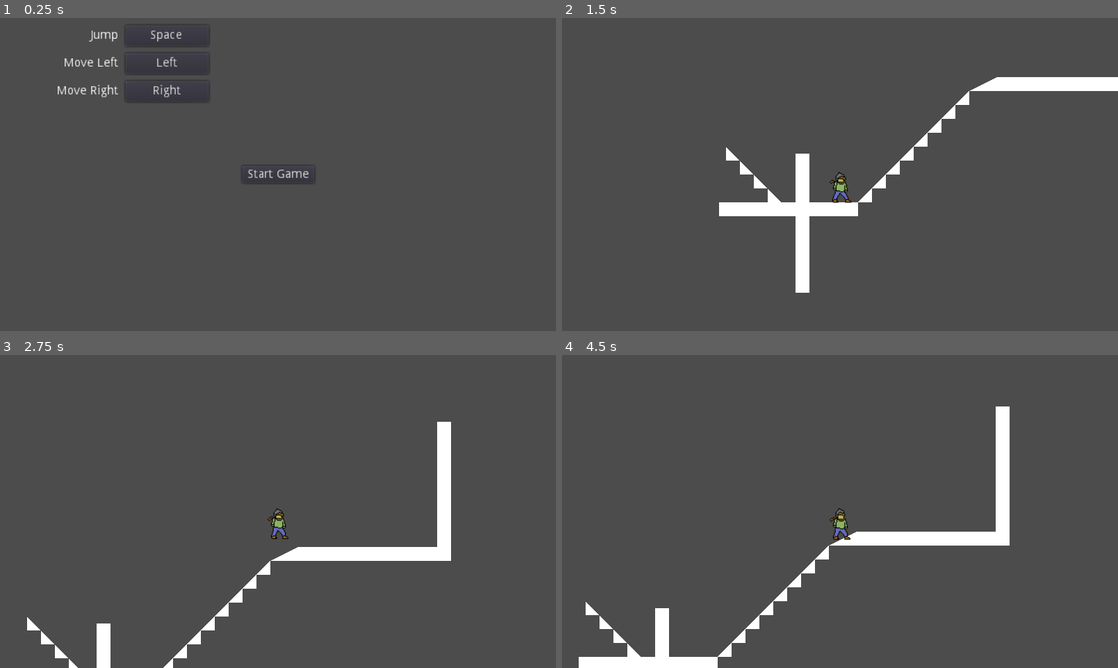
Above: before the commit, frames 1-4 (two rows, left to right).
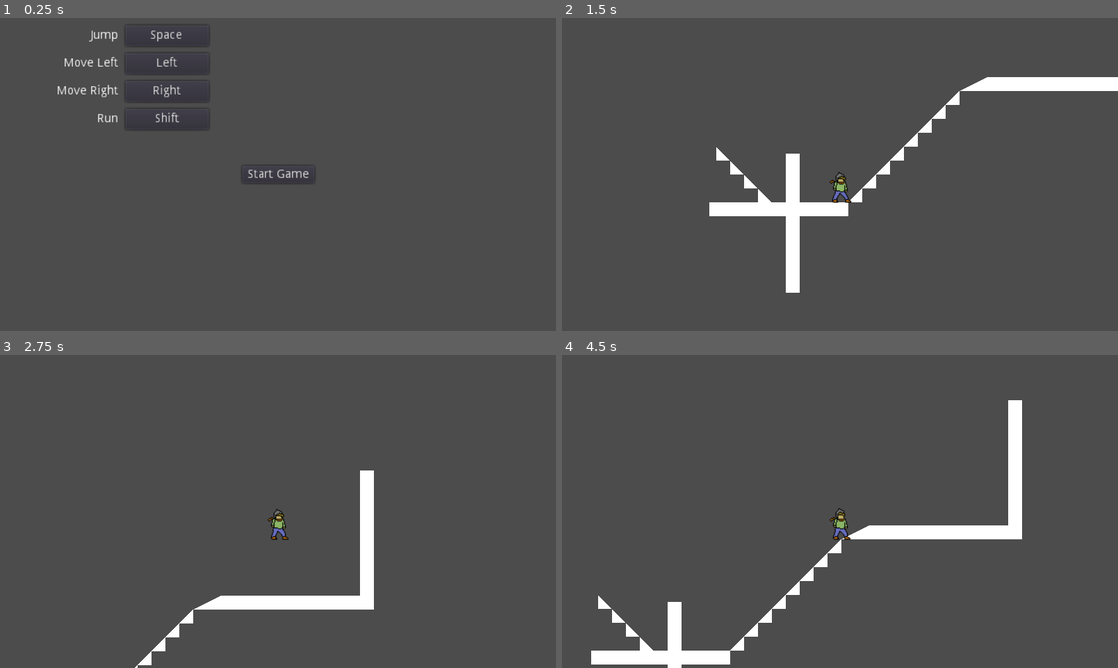
Above: after the commit, the same moments.

Repository: PixelLoaf/Project-Novae
Game: Godot game, scene res://Menu/MainMenu.tscn
Same seed, same stepped clock (60 frames per second), same inputs: the game is played once before the commit and once after it.
Inputs (mouse positions are in pixels of both pictures, inside the frame that each line leads up to):
- Up to frame 1 (0.25 s): no input
- Up to frame 2 (1.5 s): click "Start Game" at 0.5 s; tap H (hide_debug) at 1.25 s; move the mouse to (962, 158) at 1.27 s; hold Right (move_right) from 1.28 s (still down); hold Shift (action_run, bound only after the commit) from 1.28 s (still down); click (962, 158) at 1.42 s
- Up to frame 3 (2.75 s): keep holding Right (move_right); tap Space (action_jump) at 1.52, 2.27 s; move the mouse to (166, 527) at 2.02 s; release Shift (action_run, bound only after the commit) at 2.03 s; tap Shift (action_run, bound only after the commit) at 2.1 s
- Up to frame 4 (4.5 s): move the mouse to (895, 442) at 2.77 s; release Right (move_right) at 2.78 s; hold Left (move_left) 2.78-3.53 s; hold Shift (action_run, bound only after the commit) 2.78-3.53 s; move the mouse to (812, 574) at 3.52 s; hold Right (move_right) from 3.53 s (still down); tap Shift (action_run, bound only after the commit) at 3.6 s; click (812, 574) at 3.67 s; tap Space (action_jump) at 3.77 s; move the mouse to (1006, 558) at 4.27 s; hold Shift (action_run, bound only after the commit) from 4.28 s (still down)

The runs differ from the first frame. In frame 1, 0.2% of the frame differs, in the area x 17-38%, y 30-36%; in frame 2, 2.9%; in frame 3, 5.7%, in the area x 4-82%, y 21-100%; in frame 4, 5.4%.

Commit message:
Fixed run button

Diff:
--- a/files/Menu/MainMenu.tscn
+++ b/files/Menu/MainMenu.tscn
@@ -3,7 +3,7 @@
 [ext_resource path="res://Menu/RebindKey.tscn" type="PackedScene" id=1]
 [ext_resource path="res://Menu/StartButton.gd" type="Script" id=2]
 
-[node name="MainMenu" type="Control"]
+[node name="MainMenu" type="Control" index="0"]
 
 anchor_left = 0.0
 anchor_top = 0.0
@@ -39,7 +39,15 @@
 margin_bottom = 96.0
 action_name = "move_right"
 
-[node name="StartButton" type="Button" parent="." index="3"]
+[node name="BindRight2" parent="." index="3" instance=ExtResource( 1 )]
+
+margin_left = 8.0
+margin_top = 104.0
+margin_right = 312.0
+margin_bottom = 128.0
+action_name = "action_run"
+
+[node name="StartButton" type="Button" parent="." index="4"]
 
 anchor_left = 0.5
 anchor_top = 0.5
--- a/files/Object/Player/Player.gd
+++ b/files/Object/Player/Player.gd
@@ -127,14 +127,14 @@
 			$Sprite.flip_h = true
 			stop_speed = CHAR_MOVING_STOP_SPEED
 		target_speed = -char_speed_walk
-		if Input.is_key_pressed(49):
+		if Input.is_action_pressed("action_run"):
 			target_speed = -char_speed_run
 	elif Input.is_action_pressed("move_right"):
 		if veloc_h >= 0:
 			$Sprite.flip_h = false
 			stop_speed = CHAR_MOVING_STOP_SPEED
 		target_speed = char_speed_walk
-		if Input.is_key_pressed(49):
+		if Input.is_action_pressed("action_run"):
 			target_speed = char_speed_run
 	# Increment timers
 	char_time_since_jump_button += delta
--- a/files/global/config.gd
+++ b/files/global/config.gd
@@ -16,6 +16,7 @@
 	"move_left",
 	"move_right",
 	"action_jump",
+	"action_run",
 ]
 # All configurable volumes
 const SECTION_VOLUME_ELEMENTS = [
@@ -31,6 +32,7 @@
 	"move_right": "Move Right",
 	"action_jump": "Jump",
 	"hide_debug": "Hide Debug Menu",
+	"action_run": "Run",
 }
 
 # Get the real name for a given action
--- a/files/project.godot
+++ b/files/project.godot
@@ -45,6 +45,8 @@
  ]
 move_down=[ Object(InputEventKey,"resource_local_to_scene":false,"resource_name":"","device":0,"alt":false,"shift":false,"control":false,"meta":false,"command":false,"pressed":false,"scancode":16777234,"unicode":0,"echo":false,"script":null)
  ]
+action_run=[ Object(InputEventKey,"resource_local_to_scene":false,"resource_name":"","device":0,"alt":false,"shift":false,"control":false,"meta":false,"command":false,"pressed":false,"scancode":16777237,"unicode":0,"echo":false,"script":null)
+ ]
 
 [layer_names]
 
